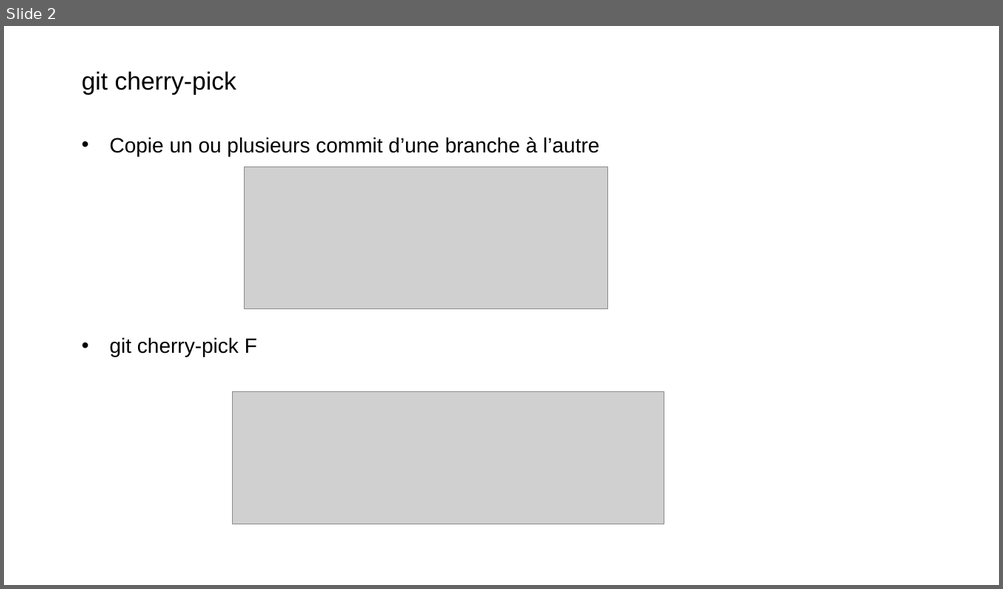
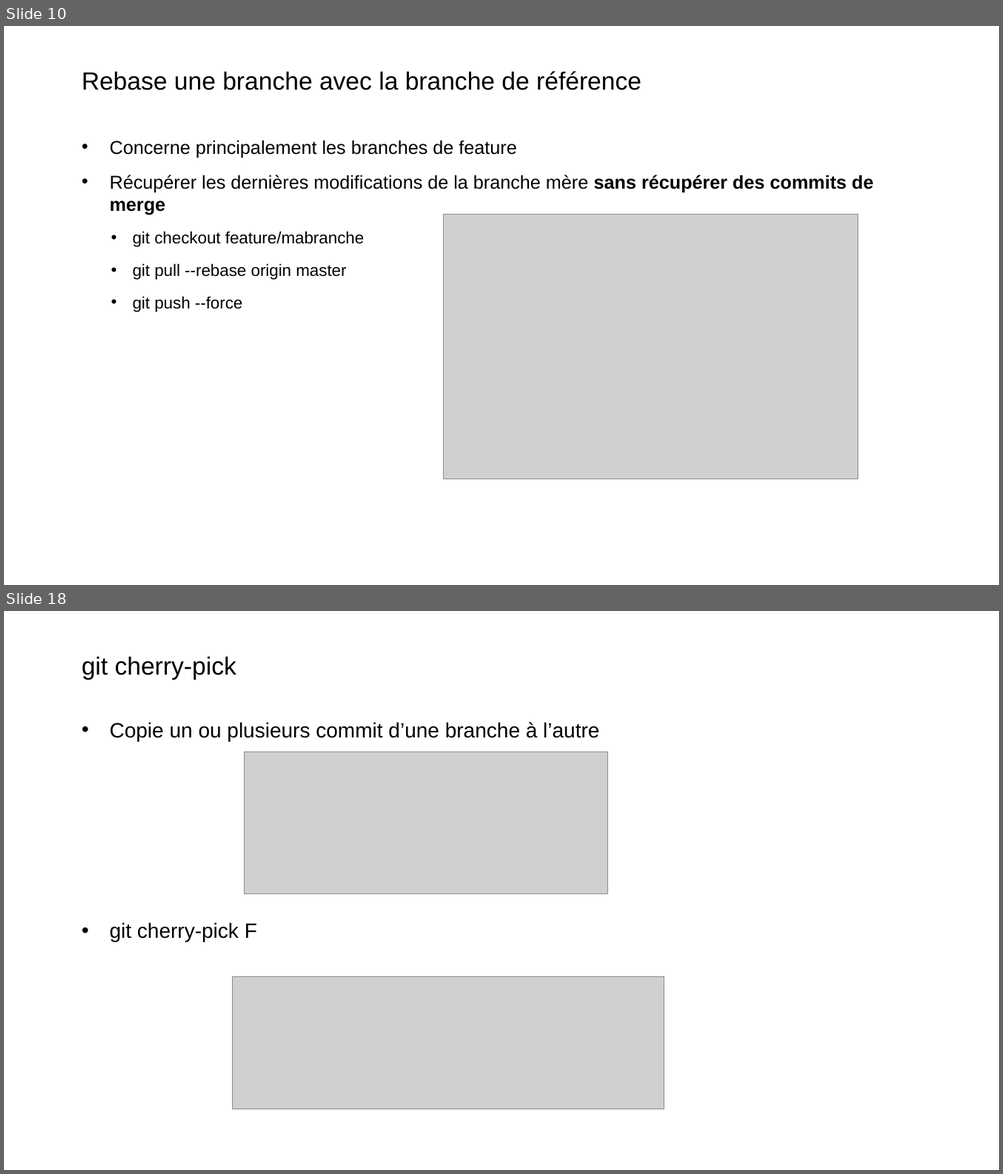
Before and after one commit to Xaviou1003/formation-git, a slide deck: Formation Git - avancée.pptx. Shown one above the other, each under a label of ours: slide 2 before the commit, slides 10 and 18 after it; the slides between them are not shown. The pictures are 1003x589 and 1003x1174 pixels, drawn with LibreOffice and Linux fonts; fonts in the diff are those of the drawing; grey boxes stand for pictures; background and template pictures are left out. Boxes give left, top, right and bottom in pixels: in the first picture for what was removed or moved away, otherwise in the second. Text is boxed around its words. In the diff, an @@ line names an element or a change of style, - is before the commit and + after.

```diff
--- a/Formation Git - avancée.pptx
+++ b/Formation Git - avancée.pptx
@@ slide 10 added at box(4, 26, 999, 585), background picture (left out) @@
@@ title added at box(82, 71, 641, 90), 24 pt, text #000000 @@
+Rebase une branche avec la branche de référence
@@ text added at box(110, 140, 873, 312), 18 pt, text #000000 @@
+• Concerne principalement les branches de feature
+• Récupérer les dernières modifications de la branche mère sans récupérer des commits de merge
+  • git checkout feature/mabranche
+  • git pull --rebase origin master
+  • git push --force
@@ picture added at box(444, 214, 858, 479) @@
@@ what was slide 2 is now slide 18 @@
```
Also in this commit, not shown: 2 slides changed, 33 other slides added, 11 other files.
